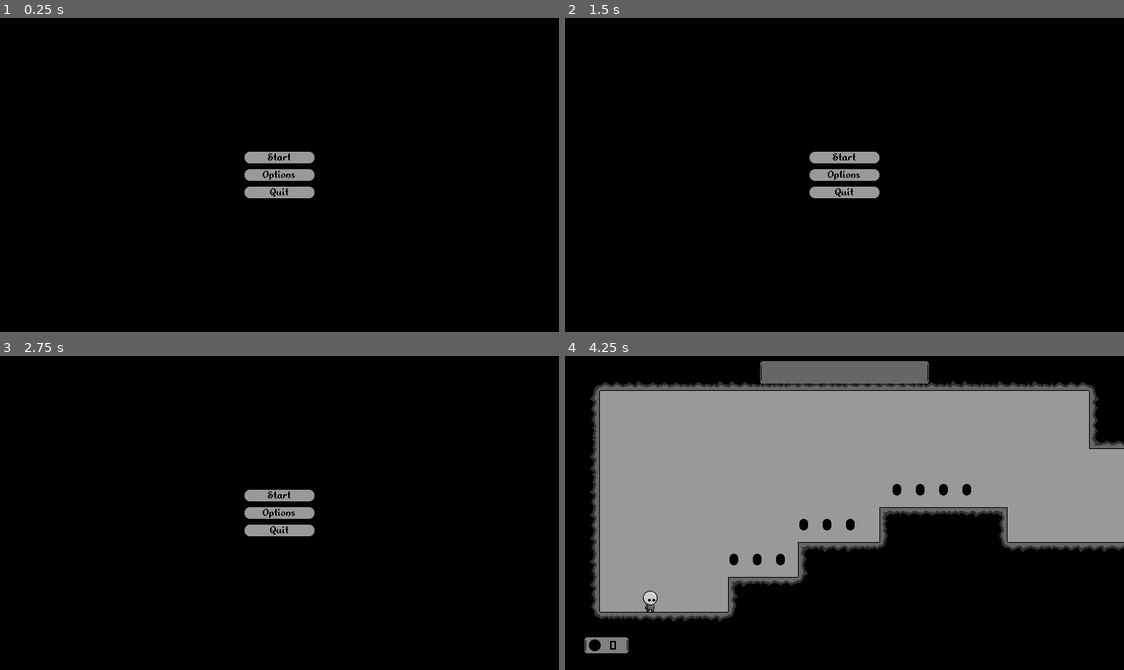
Above: before the commit, frames 1-4 (two rows, left to right).
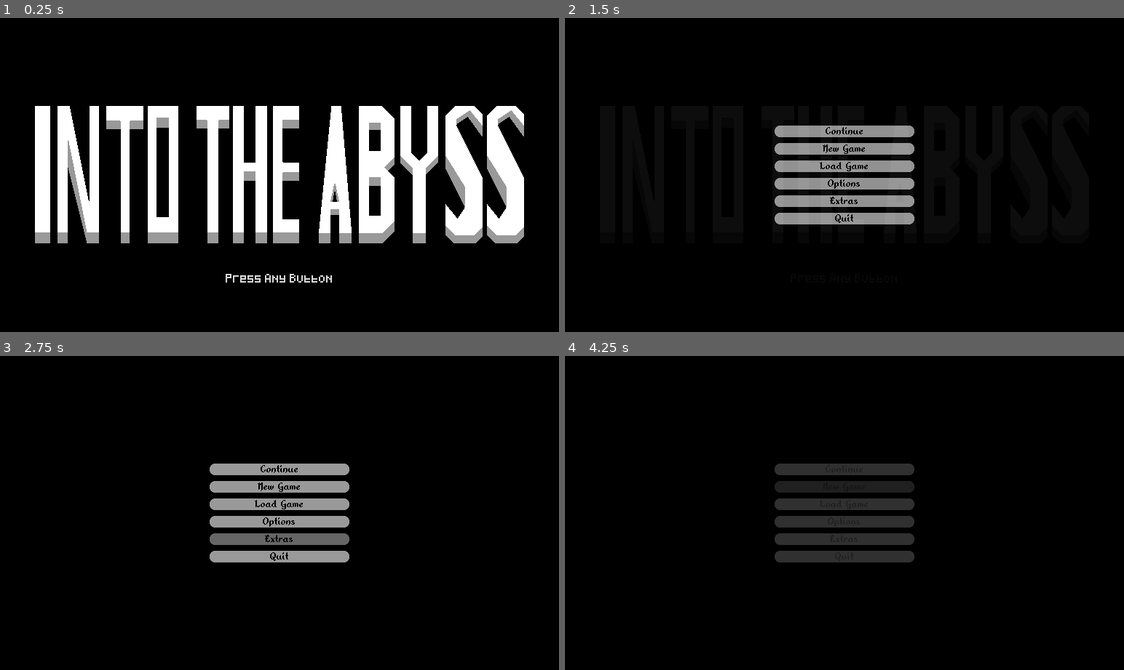
Above: after the commit, the same moments.

Repository: Lonk226/friendly-adventure
Game: Godot game, scene res://Scenes/main_menu.tscn
Two runs of this game, one before a commit and one after it. Both use one fixed random seed, a clock stepped at 60 frames per second and the inputs below.
Inputs (mouse positions are in pixels of both pictures, inside the frame that each line leads up to):
- Up to frame 1 (0.25 s): no input
- Up to frame 2 (1.5 s): click "Options" at 0.5 s; click (844, 165) at 1.25 s, where only the run after the commit has a clickable "Load Game"
- Up to frame 3 (2.75 s): click (279, 538) at 2 s, where only the run after the commit has a clickable "Extras"
- Up to frame 4 (4.25 s): click (844, 494) at 2.75 s, where only the run before the commit has a clickable "Start"; click (844, 487) at 3.5 s, where only the run after the commit has a clickable "New Game"

The runs differ from the first frame. In frame 1, 21% of the frame differs, in the area x 6-94%, y 28-85%; in frame 2, 5.2%; in frame 3, 5.3%; in frame 4, 56%, in the area x 3-100%, y 1-95%.

Commit message:
fixed black screen

Diff:
--- a/Into the Abyss/Scenes/main_menu.tscn
+++ b/Into the Abyss/Scenes/main_menu.tscn
@@ -1,7 +1,8 @@
-[gd_scene load_steps=8 format=3 uid="uid://cmuaf0uugjnw0"]
+[gd_scene load_steps=9 format=3 uid="uid://cmuaf0uugjnw0"]
 
 [ext_resource type="FontFile" uid="uid://kdcbc3ituc73" path="res://Assets/Alkhemikal.ttf" id="1_28flt"]
 [ext_resource type="Script" uid="uid://dv4fvvdp6767b" path="res://Scripts/main_menu.gd" id="1_48xlc"]
+[ext_resource type="PackedScene" uid="uid://b7i6olry7w5ok" path="res://Scenes/title_screen.tscn" id="3_1ehe0"]
 
 [sub_resource type="StyleBoxFlat" id="StyleBoxFlat_ce3w2"]
 bg_color = Color(0, 0, 0, 1)
@@ -32,6 +33,7 @@
 anti_aliasing = false
 
 [node name="Main Menu" type="Control"]
+z_index = 16
 layout_mode = 3
 anchors_preset = 15
 anchor_right = 1.0
@@ -50,43 +52,88 @@
 theme_override_styles/panel = SubResource("StyleBoxFlat_ce3w2")
 
 [node name="VBoxContainer" type="VBoxContainer" parent="."]
+z_index = 5
 layout_mode = 1
 anchors_preset = 8
 anchor_left = 0.5
 anchor_top = 0.5
 anchor_right = 0.5
 anchor_bottom = 0.5
-offset_left = -48.0
-offset_top = -29.5
-offset_right = 48.0
-offset_bottom = 29.5
+offset_left = -96.0
+offset_top = -64.0
+offset_right = 96.0
+offset_bottom = 64.0
 grow_horizontal = 2
 grow_vertical = 2
 theme_override_constants/separation = 8
 
-[node name="Button" type="Button" parent="VBoxContainer"]
-layout_mode = 2
-theme_override_colors/font_disabled_color = Color(0, 0, 0, 1)
-theme_override_colors/font_hover_pressed_color = Color(0, 0, 0, 1)
-theme_override_colors/font_hover_color = Color(0, 0, 0, 1)
-theme_override_colors/icon_disabled_color = Color(0, 0, 0, 1)
-theme_override_colors/icon_hover_pressed_color = Color(0, 0, 0, 1)
-theme_override_colors/icon_hover_color = Color(0, 0, 0, 1)
-theme_override_colors/icon_pressed_color = Color(0, 0, 0, 1)
-theme_override_colors/icon_focus_color = Color(0, 0, 0, 1)
-theme_override_colors/icon_normal_color = Color(0, 0, 0, 1)
-theme_override_colors/font_outline_color = Color(0, 0, 0, 1)
-theme_override_colors/font_color = Color(0, 0, 0, 1)
-theme_override_colors/font_focus_color = Color(0, 0, 0, 1)
-theme_override_colors/font_pressed_color = Color(0, 0, 0, 1)
-theme_override_fonts/font = ExtResource("1_28flt")
-theme_override_styles/focus = SubResource("StyleBoxEmpty_28flt")
-theme_override_styles/hover = SubResource("StyleBoxFlat_48xlc")
-theme_override_styles/pressed = SubResource("StyleBoxFlat_1ehe0")
-theme_override_styles/normal = SubResource("StyleBoxFlat_28flt")
-text = "Start"
-
-[node name="Button2" type="Button" parent="VBoxContainer"]
+[node name="Continue" type="Button" parent="VBoxContainer"]
+layout_mode = 2
+theme_override_colors/font_disabled_color = Color(0, 0, 0, 1)
+theme_override_colors/font_hover_pressed_color = Color(0, 0, 0, 1)
+theme_override_colors/font_hover_color = Color(0, 0, 0, 1)
+theme_override_colors/icon_disabled_color = Color(0, 0, 0, 1)
+theme_override_colors/icon_hover_pressed_color = Color(0, 0, 0, 1)
+theme_override_colors/icon_hover_color = Color(0, 0, 0, 1)
+theme_override_colors/icon_pressed_color = Color(0, 0, 0, 1)
+theme_override_colors/icon_focus_color = Color(0, 0, 0, 1)
+theme_override_colors/icon_normal_color = Color(0, 0, 0, 1)
+theme_override_colors/font_outline_color = Color(0, 0, 0, 1)
+theme_override_colors/font_color = Color(0, 0, 0, 1)
+theme_override_colors/font_focus_color = Color(0, 0, 0, 1)
+theme_override_colors/font_pressed_color = Color(0, 0, 0, 1)
+theme_override_fonts/font = ExtResource("1_28flt")
+theme_override_styles/focus = SubResource("StyleBoxEmpty_28flt")
+theme_override_styles/hover = SubResource("StyleBoxFlat_48xlc")
+theme_override_styles/pressed = SubResource("StyleBoxFlat_1ehe0")
+theme_override_styles/normal = SubResource("StyleBoxFlat_28flt")
+text = "Continue"
+
+[node name="New Game" type="Button" parent="VBoxContainer"]
+layout_mode = 2
+theme_override_colors/font_disabled_color = Color(0, 0, 0, 1)
+theme_override_colors/font_hover_pressed_color = Color(0, 0, 0, 1)
+theme_override_colors/font_hover_color = Color(0, 0, 0, 1)
+theme_override_colors/icon_disabled_color = Color(0, 0, 0, 1)
+theme_override_colors/icon_hover_pressed_color = Color(0, 0, 0, 1)
+theme_override_colors/icon_hover_color = Color(0, 0, 0, 1)
+theme_override_colors/icon_pressed_color = Color(0, 0, 0, 1)
+theme_override_colors/icon_focus_color = Color(0, 0, 0, 1)
+theme_override_colors/icon_normal_color = Color(0, 0, 0, 1)
+theme_override_colors/font_outline_color = Color(0, 0, 0, 1)
+theme_override_colors/font_color = Color(0, 0, 0, 1)
+theme_override_colors/font_focus_color = Color(0, 0, 0, 1)
+theme_override_colors/font_pressed_color = Color(0, 0, 0, 1)
+theme_override_fonts/font = ExtResource("1_28flt")
+theme_override_styles/focus = SubResource("StyleBoxEmpty_28flt")
+theme_override_styles/hover = SubResource("StyleBoxFlat_48xlc")
+theme_override_styles/pressed = SubResource("StyleBoxFlat_1ehe0")
+theme_override_styles/normal = SubResource("StyleBoxFlat_28flt")
+text = "New Game"
+
+[node name="Load Game" type="Button" parent="VBoxContainer"]
+layout_mode = 2
+theme_override_colors/font_disabled_color = Color(0, 0, 0, 1)
+theme_override_colors/font_hover_pressed_color = Color(0, 0, 0, 1)
+theme_override_colors/font_hover_color = Color(0, 0, 0, 1)
+theme_override_colors/icon_disabled_color = Color(0, 0, 0, 1)
+theme_override_colors/icon_hover_pressed_color = Color(0, 0, 0, 1)
+theme_override_colors/icon_hover_color = Color(0, 0, 0, 1)
+theme_override_colors/icon_pressed_color = Color(0, 0, 0, 1)
+theme_override_colors/icon_focus_color = Color(0, 0, 0, 1)
+theme_override_colors/icon_normal_color = Color(0, 0, 0, 1)
+theme_override_colors/font_outline_color = Color(0, 0, 0, 1)
+theme_override_colors/font_color = Color(0, 0, 0, 1)
+theme_override_colors/font_focus_color = Color(0, 0, 0, 1)
+theme_override_colors/font_pressed_color = Color(0, 0, 0, 1)
+theme_override_fonts/font = ExtResource("1_28flt")
+theme_override_styles/focus = SubResource("StyleBoxEmpty_28flt")
+theme_override_styles/hover = SubResource("StyleBoxFlat_48xlc")
+theme_override_styles/pressed = SubResource("StyleBoxFlat_1ehe0")
+theme_override_styles/normal = SubResource("StyleBoxFlat_28flt")
+text = "Load Game"
+
+[node name="Options" type="Button" parent="VBoxContainer"]
 layout_mode = 2
 theme_override_colors/font_disabled_color = Color(0, 0, 0, 1)
 theme_override_colors/font_hover_pressed_color = Color(0, 0, 0, 1)
@@ -108,7 +155,29 @@
 theme_override_styles/normal = SubResource("StyleBoxFlat_28flt")
 text = "Options"
 
-[node name="Button3" type="Button" parent="VBoxContainer"]
+[node name="Extras" type="Button" parent="VBoxContainer"]
+layout_mode = 2
+theme_override_colors/font_disabled_color = Color(0, 0, 0, 1)
+theme_override_colors/font_hover_pressed_color = Color(0, 0, 0, 1)
+theme_override_colors/font_hover_color = Color(0, 0, 0, 1)
+theme_override_colors/icon_disabled_color = Color(0, 0, 0, 1)
+theme_override_colors/icon_hover_pressed_color = Color(0, 0, 0, 1)
+theme_override_colors/icon_hover_color = Color(0, 0, 0, 1)
+theme_override_colors/icon_pressed_color = Color(0, 0, 0, 1)
+theme_override_colors/icon_focus_color = Color(0, 0, 0, 1)
+theme_override_colors/icon_normal_color = Color(0, 0, 0, 1)
+theme_override_colors/font_outline_color = Color(0, 0, 0, 1)
+theme_override_colors/font_color = Color(0, 0, 0, 1)
+theme_override_colors/font_focus_color = Color(0, 0, 0, 1)
+theme_override_colors/font_pressed_color = Color(0, 0, 0, 1)
+theme_override_fonts/font = ExtResource("1_28flt")
+theme_override_styles/focus = SubResource("StyleBoxEmpty_28flt")
+theme_override_styles/hover = SubResource("StyleBoxFlat_48xlc")
+theme_override_styles/pressed = SubResource("StyleBoxFlat_1ehe0")
+theme_override_styles/normal = SubResource("StyleBoxFlat_28flt")
+text = "Extras"
+
+[node name="Quit" type="Button" parent="VBoxContainer"]
 layout_mode = 2
 theme_override_colors/font_disabled_color = Color(0, 0, 0, 1)
 theme_override_colors/font_hover_pressed_color = Color(0, 0, 0, 1)
@@ -130,6 +199,12 @@
 theme_override_styles/normal = SubResource("StyleBoxFlat_28flt")
 text = "Quit"
 
-[connection signal="pressed" from="VBoxContainer/Button" to="." method="_on_button_pressed"]
-[connection signal="pressed" from="VBoxContainer/Button2" to="." method="_on_button_2_pressed"]
-[connection signal="pressed" from="VBoxContainer/Button3" to="." method="_on_button_3_pressed"]
+[node name="Title Screen" parent="." instance=ExtResource("3_1ehe0")]
+layout_mode = 1
+
+[connection signal="pressed" from="VBoxContainer/Continue" to="." method="_on_continue_pressed"]
+[connection signal="pressed" from="VBoxContainer/New Game" to="." method="_on_new_game_pressed"]
+[connection signal="pressed" from="VBoxContainer/Load Game" to="." method="_on_load_game_pressed"]
+[connection signal="pressed" from="VBoxContainer/Options" to="." method="_on_options_pressed"]
+[connection signal="pressed" from="VBoxContainer/Extras" to="." method="_on_extras_pressed"]
+[connection signal="pressed" from="VBoxContainer/Quit" to="." method="_on_quit_pressed"]
--- a/Into the Abyss/Scenes/screen_transition.tscn
+++ b/Into the Abyss/Scenes/screen_transition.tscn
@@ -58,6 +58,7 @@
 }
 
 [node name="Screen Transition" type="Node2D"]
+z_index = 3
 script = ExtResource("1_w0r0h")
 
 [node name="CanvasLayer" type="CanvasLayer" parent="."]
--- /dev/null
+++ b/Into the Abyss/Scenes/title_screen.tscn
@@ -0,0 +1,128 @@
+[gd_scene load_steps=10 format=3 uid="uid://b7i6olry7w5ok"]
+
+[ext_resource type="Script" uid="uid://ggymb71tjo1c" path="res://Scripts/title_screen.gd" id="1_4gxqj"]
+[ext_resource type="Texture2D" uid="uid://bay840aoft0cw" path="res://Assets/title.png" id="1_klylv"]
+[ext_resource type="FontFile" uid="uid://cwcju0qnh4dxd" path="res://Assets/Pixeled.ttf" id="2_p3fck"]
+
+[sub_resource type="StyleBoxFlat" id="StyleBoxFlat_4gxqj"]
+bg_color = Color(0, 0, 0, 1)
+
+[sub_resource type="StyleBoxTexture" id="StyleBoxTexture_p3fck"]
+texture = ExtResource("1_klylv")
+
+[sub_resource type="Animation" id="Animation_4gxqj"]
+resource_name = "Loop"
+length = 2.0
+loop_mode = 1
+tracks/0/type = "value"
+tracks/0/imported = false
+tracks/0/enabled = true
+tracks/0/path = NodePath("Label:modulate")
+tracks/0/interp = 1
+tracks/0/loop_wrap = true
+tracks/0/keys = {
+"times": PackedFloat32Array(0, 1, 2),
+"transitions": PackedFloat32Array(1, 1, 1),
+"update": 0,
+"values": [Color(1, 1, 1, 1), Color(0.4, 0.4, 0.4, 1), Color(1, 1, 1, 1)]
+}
+
+[sub_resource type="Animation" id="Animation_twnyg"]
+length = 0.001
+tracks/0/type = "value"
+tracks/0/imported = false
+tracks/0/enabled = true
+tracks/0/path = NodePath("Label:modulate")
+tracks/0/interp = 1
+tracks/0/loop_wrap = true
+tracks/0/keys = {
+"times": PackedFloat32Array(0),
+"transitions": PackedFloat32Array(1),
+"update": 0,
+"values": [Color(1, 1, 1, 1)]
+}
+tracks/1/type = "value"
+tracks/1/imported = false
+tracks/1/enabled = true
+tracks/1/path = NodePath(".:modulate")
+tracks/1/interp = 1
+tracks/1/loop_wrap = true
+tracks/1/keys = {
+"times": PackedFloat32Array(0),
+"transitions": PackedFloat32Array(1),
+"update": 0,
+"values": [Color(1, 1, 1, 1)]
+}
+
+[sub_resource type="Animation" id="Animation_55kwv"]
+resource_name = "fade"
+tracks/0/type = "value"
+tracks/0/imported = false
+tracks/0/enabled = true
+tracks/0/path = NodePath(".:modulate")
+tracks/0/interp = 1
+tracks/0/loop_wrap = true
+tracks/0/keys = {
+"times": PackedFloat32Array(0, 1),
+"transitions": PackedFloat32Array(1, 1),
+"update": 0,
+"values": [Color(1, 1, 1, 1), Color(1, 1, 1, 0)]
+}
+
+[sub_resource type="AnimationLibrary" id="AnimationLibrary_55kwv"]
+_data = {
+&"Loop": SubResource("Animation_4gxqj"),
+&"RESET": SubResource("Animation_twnyg"),
+&"fade": SubResource("Animation_55kwv")
+}
+
+[node name="Title Screen" type="Control"]
+z_index = 5
+layout_mode = 3
+anchors_preset = 15
+anchor_right = 1.0
+anchor_bottom = 1.0
+grow_horizontal = 2
+grow_vertical = 2
+script = ExtResource("1_4gxqj")
+
+[node name="Panel2" type="Panel" parent="."]
+layout_mode = 1
+anchors_preset = 15
+anchor_right = 1.0
+anchor_bottom = 1.0
+grow_horizontal = 2
+grow_vertical = 2
+theme_override_styles/panel = SubResource("StyleBoxFlat_4gxqj")
+
+[node name="Panel" type="Panel" parent="."]
+layout_mode = 1
+anchors_preset = 15
+anchor_right = 1.0
+anchor_bottom = 1.0
+grow_horizontal = 2
+grow_vertical = 2
+theme_override_styles/panel = SubResource("StyleBoxTexture_p3fck")
+
+[node name="Label" type="Label" parent="."]
+layout_mode = 1
+anchors_preset = 7
+anchor_left = 0.5
+anchor_top = 1.0
+anchor_right = 0.5
+anchor_bottom = 1.0
+offset_left = -74.0
+offset_top = -90.0
+offset_right = 74.0
+offset_bottom = -62.0
+grow_horizontal = 2
+grow_vertical = 0
+theme_override_fonts/font = ExtResource("2_p3fck")
+theme_override_font_sizes/font_size = 10
+text = "Press Any Button"
+
+[node name="AnimationPlayer" type="AnimationPlayer" parent="."]
+libraries = {
+&"": SubResource("AnimationLibrary_55kwv")
+}
+autoplay = "Loop"
--- a/Into the Abyss/Scripts/main_menu.gd
+++ b/Into the Abyss/Scripts/main_menu.gd
@@ -3,15 +3,25 @@
 func _ready() -> void:
 	ScreenTransition.position.x = 768
 
-func _on_button_pressed() -> void:
-	singleton.sc_start.emit()
-	await get_tree().create_timer(0.5).timeout
+func _on_continue_pressed() -> void:
+	print("continue game")
+
+func _on_new_game_pressed() -> void:
+	var tween = get_tree().create_tween()
+	tween.tween_property($VBoxContainer, "modulate", Color.TRANSPARENT, 1)
+	await get_tree().create_timer(1).timeout
+	ScreenTransition.position.x = 0
+	await get_tree().create_timer(0.1).timeout
 	get_tree().change_scene_to_file("res://Scenes/Levels/level_1.tscn")
 
+func _on_load_game_pressed() -> void:
+	print("load a save file")
 
-func _on_button_2_pressed() -> void:
-	print("go to settings")
+func _on_options_pressed() -> void:
+	print("go to options menu")
 
+func _on_extras_pressed() -> void:
+	print("find extra content")
 
-func _on_button_3_pressed() -> void:
+func _on_quit_pressed() -> void:
 	get_tree().quit()
--- /dev/null
+++ b/Into the Abyss/Scripts/title_screen.gd
@@ -0,0 +1,13 @@
+extends Control
+
+var fading = false
+
+func _ready() -> void:
+	modulate = Color.WHITE
+
+func _process(delta: float) -> void:
+	if Input.is_anything_pressed() and not fading:
+		$AnimationPlayer.play("fade")
+		fading = true
+		await get_tree().create_timer(1).timeout
+		queue_free()
Binary file added: Into the Abyss/Assets/title.png
Not shown, added: Into the Abyss/Assets/title.png.import
Not shown, added: Into the Abyss/Scripts/title_screen.gd.uid
